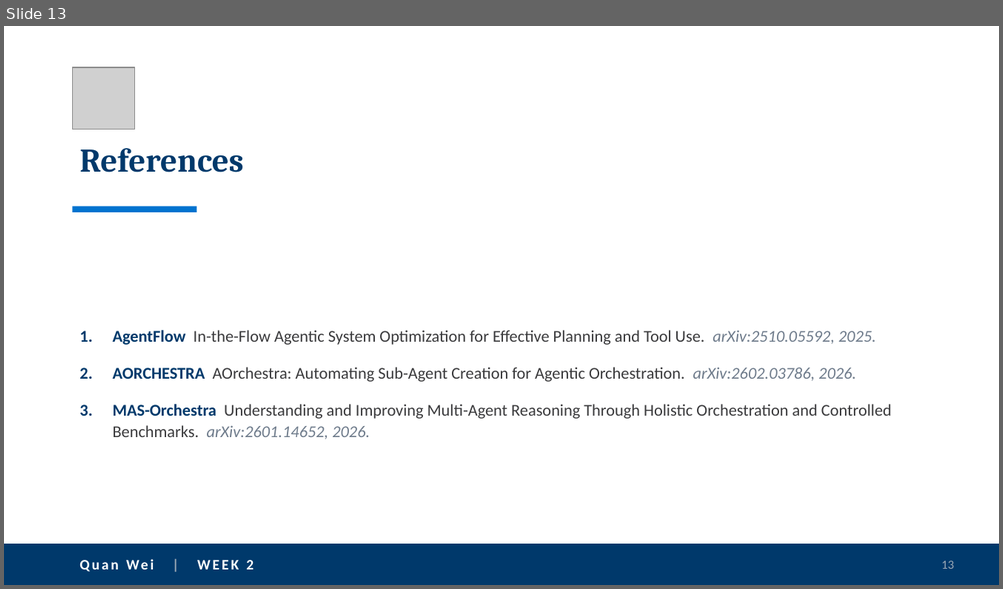
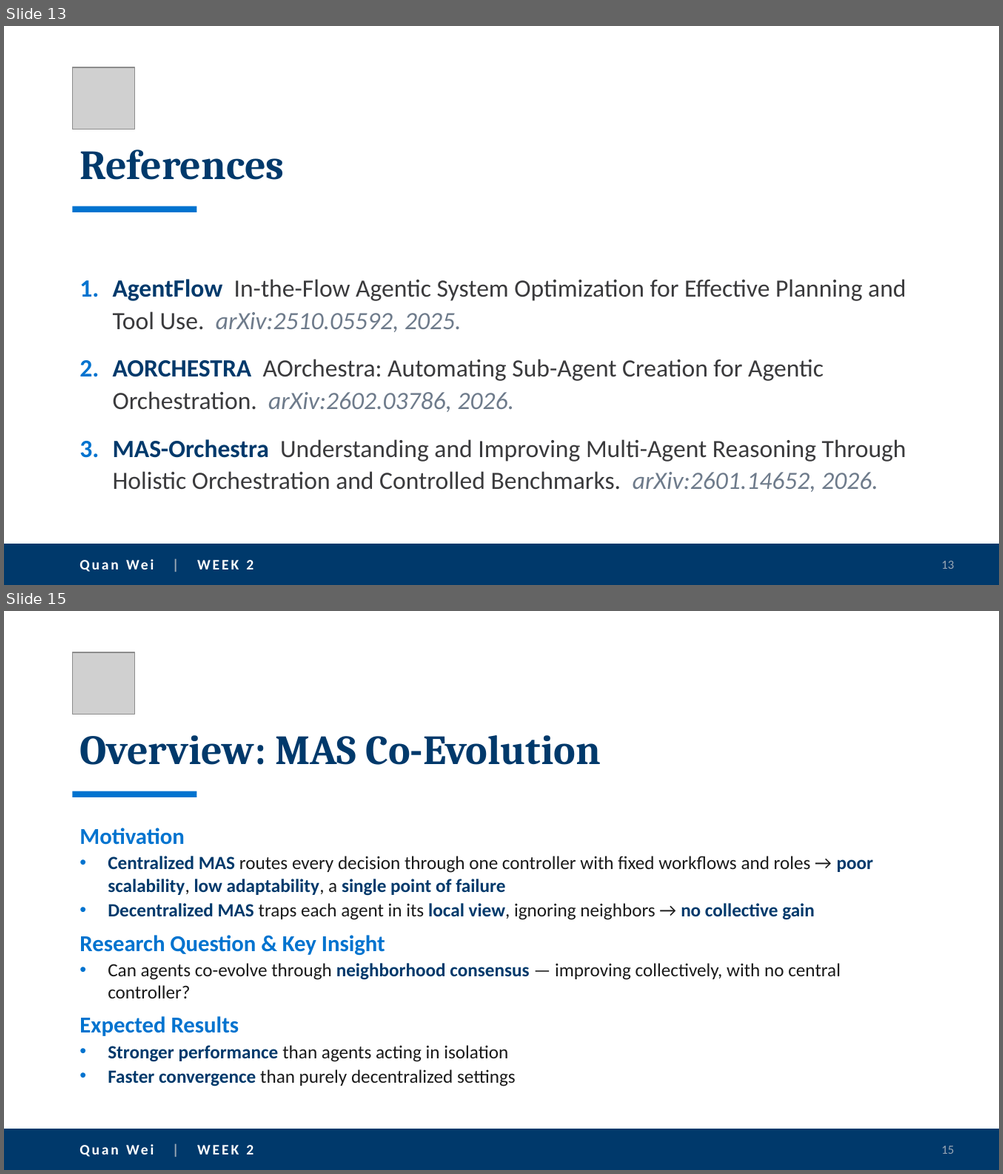
Before and after one commit to quanwei0/summer_intern, a slide deck: project_update.pptx. Shown one above the other, each under a label of ours: slide 13 before the commit, slides 13 and 15 after it; the slides between them are not shown. The pictures are 1003x589 and 1003x1174 pixels, drawn with LibreOffice and Linux fonts; fonts in the diff are those of the drawing; grey boxes stand for pictures. Boxes give left, top, right and bottom in pixels: in the first picture for what was removed or moved away, otherwise in the second. Text is boxed around its words. In the diff, an @@ line names an element or a change of style, - is before the commit and + after.

```diff
--- a/project_update.pptx
+++ b/project_update.pptx
@@ slide 15 added at [4, 611, 999, 1170], background #FFFFFF @@
@@ picture added at [73, 652, 134, 715] @@
@@ title added at [79, 735, 600, 765], 40 pt, text #00396B, bold @@
+Overview: MAS Co-Evolution
@@ rectangle added at [73, 792, 197, 797], fill #0073CF @@
@@ text added at [79, 828, 874, 1087], 18 pt, text #1A1A1A @@
+Motivation
+• Centralized MAS routes every decision through one controller with fixed workflows and roles → poor scalability, low adaptability, a single point of failure
+• Decentralized MAS traps each agent in its local view, ignoring neighbors → no collective gain
+Research Question & Key Insight
+• Can agents co-evolve through neighborhood consensus — improving collectively, with no central controller?
+Expected Results
+• Stronger performance than agents acting in isolation
+• Faster convergence than purely decentralized settings
@@ rectangle added at [4, 1129, 999, 1170], fill #00396B @@
@@ text added at [126, 1145, 253, 1155], 14 pt, text #FFFFFF, bold @@
+Quan Wei | WEEK 2
@@ page number added at [941, 1146, 953, 1154], 12 pt, text #9AA7B5 @@
+15
@@ slide 13 changed as well @@
@@ title "References" at [79, 150, 284, 180]: size 32 to 40 pt @@
@@ text "AgentFlow In-the-Flow Agentic System Optimization ..." at [113, 279, 906, 492]: size 16 to 24 pt @@
```
Also in this commit, not shown: 11 other slides changed, 4 other slides added.
